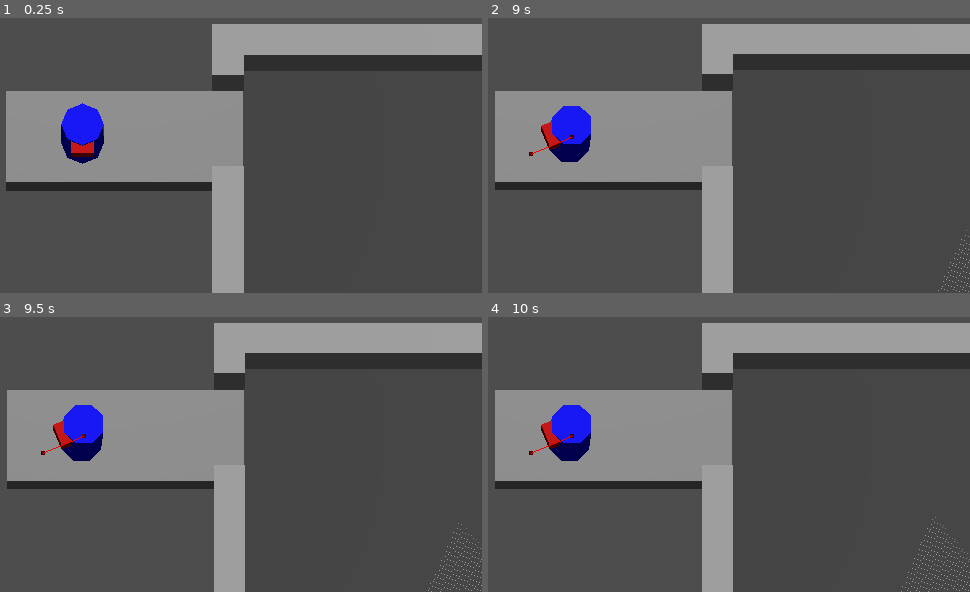
Above: before the commit, frames 1-4 (two rows, left to right).
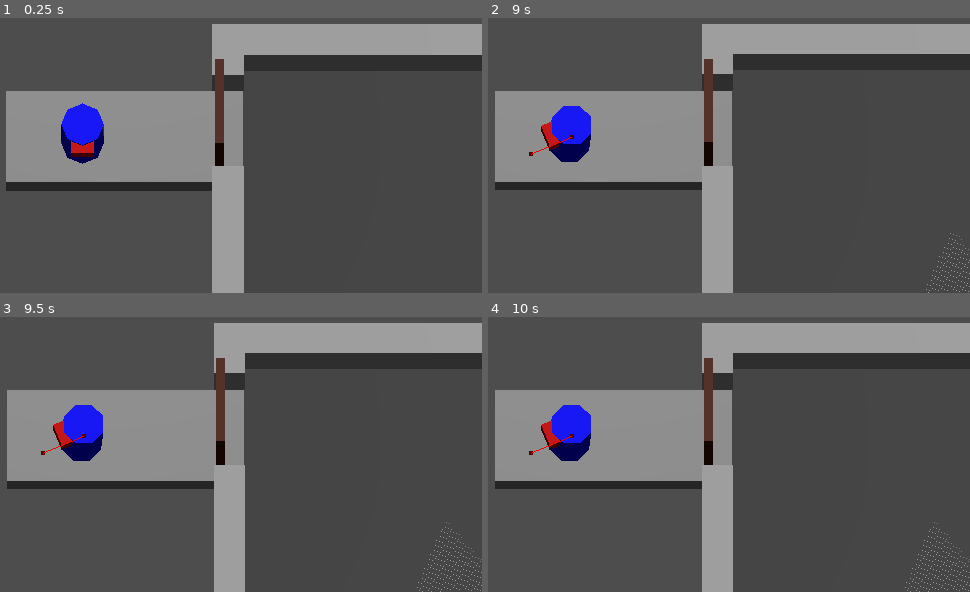
Above: after the commit, the same moments.

Repository: maiconpintoabreu/1gam-heist-sprung
Game: Godot game, scene res://Scenes/house.tscn
Two runs of this game, one before a commit and one after it. Both use one fixed random seed, a clock stepped at 60 frames per second and the inputs below. This scene is started directly instead of the project's main scene.
Inputs (mouse positions are in pixels of both pictures, inside the frame that each line leads up to):
- Up to frame 1 (0.25 s): no input
- Up to frame 2 (9 s): tap Enter at 0.5, 2, 3.5 s; move the mouse to (748, 45) at 0.52 s; hold E (interact, bound only after the commit) 0.53-1.28 s; tap Space at 1.25, 2.75, 4.25 s; move the mouse to (outside the picture) at 1.27 s; click (outside the picture) at 1.35 s; tap E (interact, bound only after the commit) at 1.55, 3.05, 4.35, 5.85, 7.55 s; move the mouse to (outside the picture) at 2.02 s; hold E (interact, bound only after the commit) 2.03-2.78 s; move the mouse to (531, 158) at 2.77 s; tap Shift at 2.85, 6.6 s; move the mouse to (810, 136) at 3.52 s; hold E (interact, bound only after the commit) 3.53-4.28 s; tap T at 3.6, 7.35 s; tap Escape (ui_cancel) at 4.15 s; move the mouse to (outside the picture) at 4.27 s; move the mouse to (608, 67) at 5.02 s; hold E (interact, bound only after the commit) 5.03-5.78 s; click (608, 67) at 5.1 s; move the mouse to (outside the picture) at 5.77 s; move the mouse to (748, 45) at 6.52 s; hold E (interact, bound only after the commit) 6.53-7.28 s; move the mouse to (outside the picture) at 7.27 s; move the mouse to (outside the picture) at 8.02 s; hold E (interact, bound only after the commit) 8.03-8.78 s; move the mouse to (531, 158) at 8.77 s; click (531, 158) at 8.85 s
- Up to frame 3 (9.5 s): tap E (interact, bound only after the commit) at 9.05 s
- Up to frame 4 (10 s): move the mouse to (810, 435) at 9.52 s; hold E (interact, bound only after the commit) from 9.53 s (still down)

The runs differ from the first frame. In frame 1, 0.7% of the frame differs, in the area x 44-47%, y 14-54%; in frame 2, 0.8%; in frame 3, 0.8%, in the area x 11-100%, y 14-100%; in frame 4, 0.8%.

Commit message:
Managed to create interaction and display lock when interacting with a door

Diff:
--- /dev/null
+++ b/Scenes/door.gd
@@ -0,0 +1,64 @@
+
+extends LockableObject
+
+@onready var prompt_label: Label3D = $PromptLabel
+var lock_view_3d = preload("res://Scenes/lock_view_3d.tscn")
+var current_lock_instance = null
+
+func display_prompt():
+	prompt_label.visible = true
+
+func hide_prompt():
+	prompt_label.visible = false
+
+func interact():
+	if is_locked:
+		show_lock_view()
+	else:
+		print("Opening " + object_name)
+
+func show_lock_view():
+	# Find the SubViewportContainer
+	var viewport_container = get_tree().get_first_node_in_group("lock_ui")
+	if not viewport_container:
+		print("Error: Could not find lock_ui container")
+		return
+
+	# Get the SubViewport (first child)
+	var sub_viewport = viewport_container.get_child(0)
+	if not sub_viewport is SubViewport:
+		print("Error: First child is not a SubViewport")
+		return
+
+	# Clear any existing lock scenes
+	for child in sub_viewport.get_children():
+		child.queue_free()
+
+	# Instantiate and add the lock scene
+	current_lock_instance = lock_view_3d.instantiate()
+	sub_viewport.add_child(current_lock_instance)
+
+	# Enable the viewport container and set update mode
+	viewport_container.visible = true
+
+	# Capture mouse for lock interaction
+	Input.set_mouse_mode(Input.MOUSE_MODE_CAPTURED)
+
+	print("Lock view displayed successfully")
+
+func hide_lock_view():
+	var viewport_container = get_tree().get_first_node_in_group("lock_ui")
+	if viewport_container:
+		var sub_viewport = viewport_container.get_child(0)
+
+		# Hide container and stop updates
+		viewport_container.visible = false
+
+
+		# Clear the lock scene
+		if current_lock_instance:
+			current_lock_instance.queue_free()
+			current_lock_instance = null
+
+		# Release mouse
+		Input.set_mouse_mode(Input.MOUSE_MODE_VISIBLE)
--- /dev/null
+++ b/Scenes/door.tscn
@@ -0,0 +1,35 @@
+[gd_scene load_steps=5 format=3 uid="uid://d0lysq6jxo3v1"]
+
+[ext_resource type="Script" uid="uid://dhjd6bl6el0r5" path="res://Scenes/door.gd" id="1_w6aom"]
+
+[sub_resource type="StandardMaterial3D" id="StandardMaterial3D_h7j2x"]
+albedo_color = Color(0.32549, 0.176471, 0.137255, 1)
+
+[sub_resource type="BoxMesh" id="BoxMesh_h7j2x"]
+material = SubResource("StandardMaterial3D_h7j2x")
+size = Vector3(0.5, 1, 0.05)
+
+[sub_resource type="BoxShape3D" id="BoxShape3D_h7j2x"]
+size = Vector3(0.505432, 1, 0.0569458)
+
+[node name="Door" type="RigidBody3D" groups=["interactables"]]
+collision_layer = 8
+collision_mask = 8
+mass = 0.001
+gravity_scale = 0.0
+script = ExtResource("1_w6aom")
+
+[node name="MeshInstance3D" type="MeshInstance3D" parent="."]
+transform = Transform3D(4, 0, 0, 0, 4, 0, 0, 0, 4, 0, 0, 0)
+mesh = SubResource("BoxMesh_h7j2x")
+
+[node name="CollisionShape3D" type="CollisionShape3D" parent="."]
+transform = Transform3D(4, 0, 0, 0, 4, 0, 0, 0, 4, -0.00161743, 0, -0.000274658)
+shape = SubResource("BoxShape3D_h7j2x")
+
+[node name="PromptLabel" type="Label3D" parent="."]
+transform = Transform3D(-4.37114e-08, -1, -4.37114e-08, 0, -4.37114e-08, 1, -1, 4.37114e-08, 1.91069e-15, 0, 2.20409, -0.00859594)
+visible = false
+text = "Press E to Interact"
+font_size = 64
+outline_size = 16
--- a/Scenes/house.tscn
+++ b/Scenes/house.tscn
@@ -1,8 +1,9 @@
-[gd_scene load_steps=11 format=3 uid="uid://hvltfjw7gdec"]
+[gd_scene load_steps=12 format=3 uid="uid://hvltfjw7gdec"]
 
 [ext_resource type="Script" uid="uid://cc1gv5jk3stmh" path="res://Scripts/camera.gd" id="1_3jr7h"]
 [ext_resource type="PackedScene" uid="uid://du2bmak3jhovq" path="res://Scenes/npc.tscn" id="1_okrnj"]
 [ext_resource type="PackedScene" uid="uid://cgbv576wetyhr" path="res://Scenes/player.tscn" id="2_n87ef"]
+[ext_resource type="PackedScene" uid="uid://d0lysq6jxo3v1" path="res://Scenes/door.tscn" id="5_xi0mm"]
 
 [sub_resource type="NavigationMesh" id="NavigationMesh_3jr7h"]
 vertices = PackedVector3Array(0.211375, 1, 0.390457, 0.211375, 1, 1.64046, 4.71138, 1, 1.64046, 4.71138, 1, 0.390457)
@@ -106,3 +107,17 @@
 unique_name_in_owner = true
 transform = Transform3D(1, 0, 0, 0, 0.999569, 0.0293522, 0, -0.0293522, 0.999569, -8.66446, 1.01984, -1.31711)
 speed = 2.0
+
+[node name="LockViewContainer" type="SubViewportContainer" parent="." groups=["lock_ui"]]
+visible = false
+offset_left = 451.0
+offset_top = 100.0
+offset_right = 707.0
+offset_bottom = 356.0
+
+[node name="SubViewport" type="SubViewport" parent="LockViewContainer"]
+handle_input_locally = false
+render_target_update_mode = 0
+
+[node name="Door" parent="." instance=ExtResource("5_xi0mm")]
+transform = Transform3D(-4.37114e-08, 0, -1, 0, 1, 0, 1, 0, -4.37114e-08, -5.45503, 2.13081, -1.49329)
--- a/Scenes/lock_view_3d.tscn
+++ b/Scenes/lock_view_3d.tscn
@@ -1,13 +1,22 @@
-[gd_scene load_steps=2 format=3 uid="uid://dxxd7ard1ls5b"]
+[gd_scene load_steps=3 format=3 uid="uid://dxxd7ard1ls5b"]
 
 [ext_resource type="PackedScene" uid="uid://y2vjdurag4ao" path="res://Scenes/lock_3D.tscn" id="1_uak7k"]
+
+[sub_resource type="Environment" id="Environment_uak7k"]
+background_mode = 1
+background_color = Color(0.168627, 0.168627, 0.207843, 1)
+ambient_light_source = 3
+ambient_light_color = Color(0.747424, 0.804619, 0.975987, 1)
 
 [node name="LockView3D" type="Node3D"]
 
 [node name="Camera3D" type="Camera3D" parent="."]
-transform = Transform3D(0.346936, -0.242744, 0.905931, 0, 0.965926, 0.258819, -0.937889, -0.0897936, 0.335114, 8.96759, 4.96636, 3.28809)
+transform = Transform3D(0.346936, -0.242744, 0.905931, 0, 0.965926, 0.25882, -0.937889, -0.0897938, 0.335114, 222.506, 191.805, 0.201902)
+environment = SubResource("Environment_uak7k")
+current = true
 
 [node name="Lock3D" parent="." instance=ExtResource("1_uak7k")]
+transform = Transform3D(1, 0, 0, 0, 1, 0, 0, 0, 1, 213.539, 186.838, -3.0862)
 pin_switch_threshold = 100.0
 
 [node name="DirectionalLight3D" type="DirectionalLight3D" parent="."]
--- /dev/null
+++ b/Scenes/main.tscn
@@ -0,0 +1,5 @@
+[gd_scene format=3 uid="uid://bk5nwougd2lt3"]
+
+[node name="Main" type="Control"]
+layout_mode = 3
+anchors_preset = 0
--- a/Scenes/npc.tscn
+++ b/Scenes/npc.tscn
@@ -19,6 +19,8 @@
 radius = 0.896484
 
 [node name="NPC" type="CharacterBody3D"]
+collision_layer = 8
+collision_mask = 8
 script = ExtResource("1_acqhf")
 
 [node name="CSGCylinder3D" type="CSGCylinder3D" parent="."]
@@ -55,6 +57,8 @@
 
 [node name="Area3D" type="Area3D" parent="."]
 transform = Transform3D(-1, 0, 8.74228e-08, 0, 1, 0, -8.74228e-08, 0, -1, 0, 0, 0)
+collision_layer = 8
+collision_mask = 8
 monitorable = false
 
 [node name="CollisionShape3D" type="CollisionShape3D" parent="Area3D"]
--- a/Scenes/player.tscn
+++ b/Scenes/player.tscn
@@ -7,6 +7,8 @@
 [sub_resource type="CylinderShape3D" id="CylinderShape3D_b0k6i"]
 
 [node name="Player" type="CharacterBody3D"]
+collision_layer = 8
+collision_mask = 8
 script = ExtResource("1_v0iea")
 
 [node name="CSGCylinder3D" type="CSGCylinder3D" parent="."]
@@ -26,3 +28,10 @@
 debug_enabled = true
 
 [node name="MeshInstance3D" type="MeshInstance3D" parent="."]
+
+[node name="RayCast3D" type="RayCast3D" parent="."]
+target_position = Vector3(0, 0, 4)
+collision_mask = 8
+
+[node name="RemoteTransform3D" type="RemoteTransform3D" parent="."]
+remote_path = NodePath("../RayCast3D")
--- a/Scripts/lock_3d.gd
+++ b/Scripts/lock_3d.gd
@@ -16,7 +16,6 @@
 var tool_mode: bool = true
 
 func _ready():
-	Input.set_mouse_mode(Input.MOUSE_MODE_CAPTURED)
 	collect_pins()
 	connect_pin_signals()
 
--- /dev/null
+++ b/Scripts/lockable_object.gd
@@ -0,0 +1,16 @@
+extends RigidBody3D
+
+class_name LockableObject
+
+
+@export var object_name: String = "Door"
+@export var is_locked: bool = true
+@export var lock_pins: int = 4
+@export var lock_difficulty: float = 1.0
+
+
+func display_prompt() -> void:
+	print("Press E to Interact with " + object_name)
+
+func hide_prompt() -> void:
+	print("Hiding Prompt")
--- a/Scripts/player.gd
+++ b/Scripts/player.gd
@@ -2,9 +2,12 @@
 class_name Player
 
 @onready var navigation_agent_3d: NavigationAgent3D = $NavigationAgent3D
+@onready var ray_cast_3d: RayCast3D = $RayCast3D
 
 @export var speed: float = 1.0
 var target_rotation_angle: float = 0
+var current_interactable = null
+
 
 func _physics_process(_delta: float) -> void:
 	if !navigation_agent_3d.is_target_reached() and navigation_agent_3d.is_target_reachable() and !navigation_agent_3d.is_navigation_finished():
@@ -19,6 +22,8 @@
 	else:
 		velocity = Vector3.ZERO
 
+	check_for_interactables()
+
 func setMoveTarget(next_target: Vector3) -> void:
 	next_target.y = global_position.y
 	var direction = (next_target - global_position).normalized()
@@ -27,3 +32,32 @@
 
 func rotatePlayer(direction: Vector3) -> void:
 	target_rotation_angle = atan2(direction.x,direction.z)
+
+func check_for_interactables():
+	ray_cast_3d.force_raycast_update()
+
+	var hit_object = null
+	if ray_cast_3d.is_colliding():
+		hit_object = ray_cast_3d.get_collider()
+
+	# If we're looking at something different
+	if hit_object != current_interactable:
+		# Hide prompt from old object
+		if current_interactable and current_interactable.is_in_group("interactables"):
+			current_interactable.hide_prompt()
+
+		# Update to new object
+		current_interactable = hit_object
+
+		# Show prompt for new object
+		if current_interactable and current_interactable.is_in_group("interactables"):
+			current_interactable.display_prompt()
+
+func _input(event):
+	if event.is_action_pressed("interact"):  # Make sure you have "interact" input mapped to E key
+		if current_interactable and current_interactable.is_in_group("interactables"):
+			current_interactable.interact()
+
+	if event.is_action_pressed("ui_cancel"):  # ESC key
+			if current_interactable and current_interactable.has_method("hide_lock_view"):
+				current_interactable.hide_lock_view()
--- a/project.godot
+++ b/project.godot
@@ -15,11 +15,21 @@
 config/features=PackedStringArray("4.4", "GL Compatibility")
 config/icon="res://icon.svg"
 
+[global_group]
+
+interactables=""
+lock_ui=""
+
 [input]
 
 click={
 "deadzone": 0.2,
 "events": [Object(InputEventMouseButton,"resource_local_to_scene":false,"resource_name":"","device":-1,"window_id":0,"a …(253 unchanged characters)…
+]
+}
+interact={
+"deadzone": 0.2,
+"events": [Object(InputEventKey,"resource_local_to_scene":false,"resource_name":"","device":-1,"window_id":0,"alt_pressed":false,"shift_pressed":false,"ctrl_pressed":false,"meta_pressed":false,"pressed":false,"keycode":0,"physical_keycode":69,"key_label":0,"unicode":101,"location":0,"echo":false,"script":null)
 ]
 }
 
@@ -30,6 +40,7 @@
 2d_physics/layer_2="lock_zones"
 3d_physics/layer_2="Pins"
 3d_physics/layer_3="Lock Parts"
+3d_physics/layer_4="Characters"
 
 [rendering]
 
Not shown, added: Assets/LockParts/lock_greebles/SM_blank_greeble.glb.import
Not shown, added: Assets/LockParts/lock_greebles/SM_case_left.glb.import
Not shown, added: Assets/LockParts/lock_greebles/SM_case_middle.glb.import
Not shown, added: Assets/LockParts/lock_greebles/SM_case_right.glb.import
Not shown, added: Assets/LockParts/lock_greebles/SM_cube_filler.glb.import
Not shown, added: Assets/LockParts/lock_greebles/SM_driver_big.glb.import
Not shown, added: Assets/LockParts/lock_greebles/SM_driver_mid.glb.import
Not shown, added: Assets/LockParts/lock_greebles/SM_driver_small.glb.import
Not shown, added: Assets/LockParts/lock_greebles/SM_flat_greeble.glb.import
Not shown, added: Assets/LockParts/lock_greebles/SM_groove_greeble.glb.import
Not shown, added: Assets/LockParts/lock_greebles/SM_key_hole.glb.import
Not shown, added: Assets/LockParts/lock_greebles/SM_keypin_big.glb.import
(and 11 more such lines)
